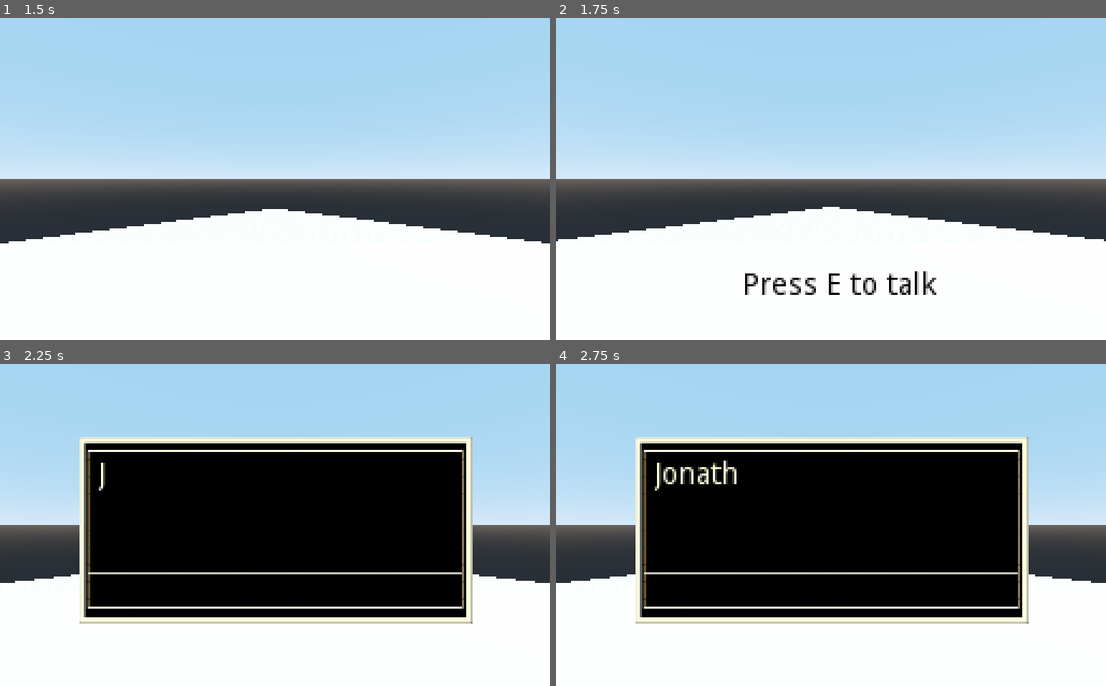
Above: before the commit, frames 1-4 (two rows, left to right).
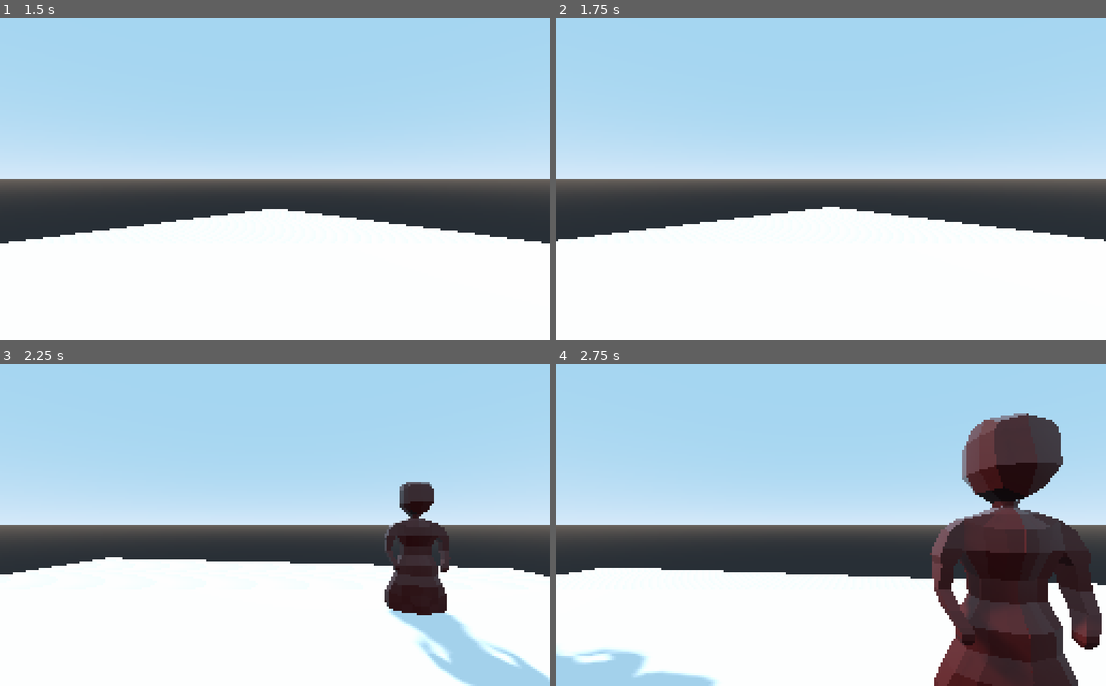
Above: after the commit, the same moments.

Repository: jaret-queercoded/Grotesque
Game: Godot game, scene res://Main.tscn
The game is run twice, just before and just after one commit, with the same random seed, the same clock (stepped at 60 frames per second) and the same inputs.
Inputs:
- Up to frame 1 (1.5 s): tap Enter at 0.5 s; hold D (turn_right) 0.53-1.28 s; tap E (interact) at 0.6, 1.35 s; hold S (move_back) from 1.28 s (still down)
- Up to frame 2 (1.75 s): keep holding S (move_back)
- Up to frame 3 (2.25 s): tap E (interact) at 2, 2.1 s; release S (move_back) at 2.03 s; hold D (turn_right) from 2.03 s (still down)
- Up to frame 4 (2.75 s): keep holding D (turn_right)

Frame 1 is identical in both runs. In frame 2, 0.9% of the frame differs, in the area x 34-70%, y 78-86%; in frame 3, 45%; in frame 4, 53%, in the area x 0-100%, y 15-100%.

Commit message:
Ray cast based interaction and fixes the issue of having to move out of range before being able to talk again

Diff:
--- a/DialogBox.gd
+++ b/DialogBox.gd
@@ -43,6 +43,8 @@
 	audio_stream_player.pitch_scale = pitch
 	add_child(audio_stream_player)
 
+	load_dialog()
+
 func _physics_process(delta):
 	$"FinishedIndicator".visible = finished
 	if Input.is_action_just_pressed("interact"):
@@ -62,7 +64,7 @@
 		$Tween.start()
 	else:
 		player.interacting = false
-		#get_parent().reset_interaction()
+		get_parent().can_interact = true
 		queue_free()
 
 	dialog_index += 1
--- a/DialogBox.tscn
+++ b/DialogBox.tscn
@@ -36,10 +36,11 @@
 }
 
 [node name="FinishedIndicator" type="RichTextLabel" parent="."]
-margin_left = 43.0
-margin_top = 97.0
-margin_right = 215.0
-margin_bottom = 114.0
+visible = false
+margin_left = 42.685
+margin_top = 98.7324
+margin_right = 214.685
+margin_bottom = 115.732
 custom_colors/default_color = Color( 1, 1, 0.866667, 1 )
 bbcode_enabled = true
 bbcode_text = "[center]Press E to continue"
@@ -59,6 +60,4 @@
 "_edit_use_anchors_": false
 }
 
-[node name="InteractionSound" type="AudioStreamPlayer" parent="."]
-pitch_scale = 2.5
 [connection signal="tween_completed" from="Tween" to="." method="_on_Tween_tween_completed"]
--- a/Person.gd
+++ b/Person.gd
@@ -6,10 +6,7 @@
 
 var original_direction_target
 
-var player
-var interact_label
-
-var can_interact = false
+export var can_interact = true
 
 export var dialog_json_path = "res://dialog/test.json"
 export var interaction_sound_path = "res://audio/test.ogg"
@@ -21,20 +18,6 @@
 func _ready():
 	original_direction_target = transform.origin
 	original_direction_target.z -= .01
-
-	player = get_tree().get_root().get_node("Main").get_node("Player")
-	interact_label = get_tree().get_root().get_node("Main").get_node("InteractLabel")
-
-func _input(event):
-	if Input.is_action_just_pressed("interact") and can_interact:
-		can_interact = false
-		interact_label.visible = false
-		var dialog = DIALOG.instance()
-		dialog.dialog_path = dialog_json_path
-		dialog.interaction_sound_path = interaction_sound_path
-		dialog.pitch = pitch
-		get_parent().add_child(dialog)
-		player.interacting = true
 
 func _physics_process(delta):
 	if target:
@@ -62,15 +45,15 @@
 func _on_LookAtArea_body_entered(body):
 	if body.get_name() == "Player":
 		target = body
-		interact_label.visible = true
-		can_interact = true
 
 func _on_LookAtArea_body_exited(body):
 	if body.get_name() == "Player":
 		target = null
-		interact_label.visible = false
-		can_interact = false
 
-func reset_interaction():
-	can_interact = true
-	interact_label.visible = true
+func interact():
+	can_interact = false
+	var dialog = DIALOG.instance()
+	dialog.dialog_path = dialog_json_path
+	dialog.interaction_sound_path = interaction_sound_path
+	dialog.pitch = pitch
+	add_child(dialog)
--- a/Person.tscn
+++ b/Person.tscn
@@ -10,6 +10,7 @@
 height = 2.08554
 
 [node name="Person" type="KinematicBody"]
+collision_mask = 2
 script = ExtResource( 2 )
 
 [node name="person" parent="." instance=ExtResource( 1 )]
@@ -24,5 +25,6 @@
 [node name="CollisionShape" type="CollisionShape" parent="LookAtArea"]
 transform = Transform( 7, 0, 0, 0, 4.06284, 0, 0, 0, 7, 0, 3.81141, 0 )
 shape = SubResource( 2 )
+
 [connection signal="body_entered" from="LookAtArea" to="." method="_on_LookAtArea_body_entered"]
 [connection signal="body_exited" from="LookAtArea" to="." method="_on_LookAtArea_body_exited"]
--- a/Player.gd
+++ b/Player.gd
@@ -10,6 +10,11 @@
 var grounded = false
 
 var interacting = false
+
+var interact_label
+
+func _ready():
+	interact_label = get_tree().get_root().get_node("Main").get_node("InteractLabel")
 
 func _physics_process(delta):
 	var backwards = false
@@ -44,3 +49,14 @@
 		y_velocity = -0.1
 	if y_velocity < -MAX_FALL_SPEED:
 		y_velocity = -MAX_FALL_SPEED
+
+	if $InteractRay.is_colliding():
+		var collision = $InteractRay.get_collider()
+		if collision.can_interact and not interacting:
+			interact_label.visible = true
+			if Input.is_action_just_pressed("interact"):
+				interacting = true
+				interact_label.visible = false
+				collision.interact()
+	else:
+		interact_label.visible = false
--- a/Player.tscn
+++ b/Player.tscn
@@ -13,3 +13,8 @@
 
 [node name="Camera" type="Camera" parent="."]
 transform = Transform( 1, 0, 0, 0, 1, 0, 0, 0, 1, 0, 3, 0 )
+
+[node name="InteractRay" type="RayCast" parent="."]
+transform = Transform( 1, 0, 0, 0, 1, 0, 0, 0, 1, 0, 3, 0 )
+enabled = true
+cast_to = Vector3( 0, 0, -3 )
--- a/project.godot
+++ b/project.godot
@@ -10,7 +10,6 @@
 
 _global_script_classes=[  ]
 _global_script_class_icons={
-
 }
 
 [application]
